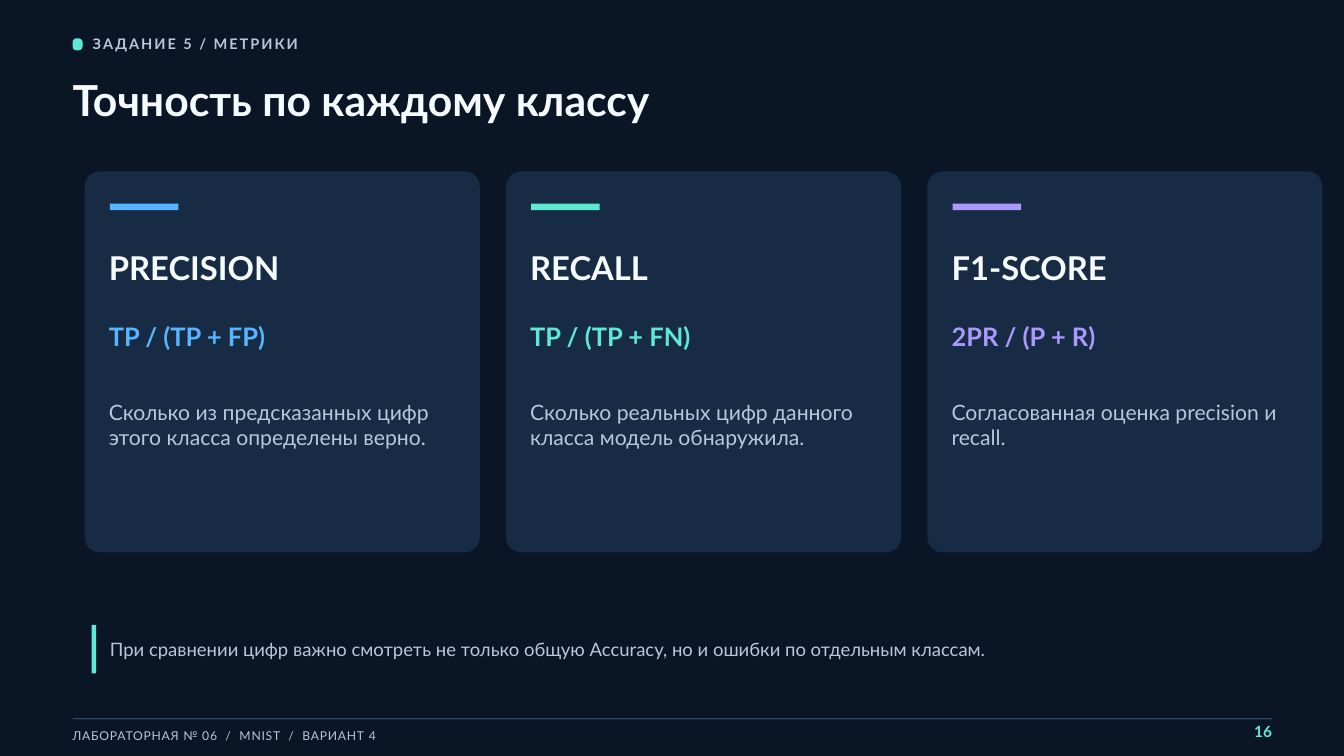
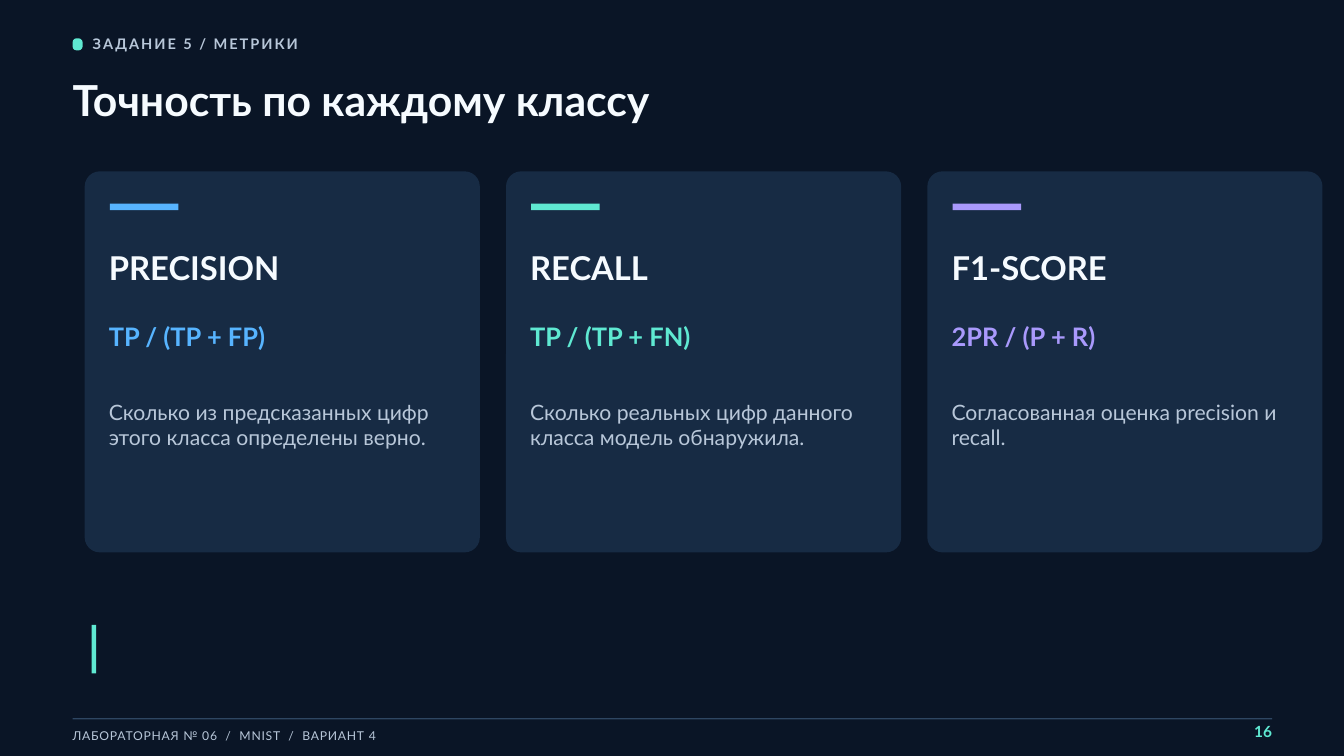
Before and after one commit to Travkova/CV_labs, a slide deck: slide 16 of Классификация изображений/Лебедкин Травкова 6ЛР.pptx. Drawn at 1344x756 pixels with LibreOffice and Linux fonts; fonts in the diff are those of the drawing. Boxes give left, top, right and bottom in pixels: in the first picture for what was removed or moved away, otherwise in the second. Text is boxed around its words. In the diff, an @@ line names an element or a change of style, - is before the commit and + after.

```diff
--- a/Классификация изображений/Лебедкин Травкова 6ЛР.pptx
+++ b/Классификация изображений/Лебедкин Травкова 6ЛР.pptx
@@ text removed at box(110, 642, 985, 659) @@
-При сравнении цифр важно смотреть не только общую Accuracy, но и ошибки по отдельным классам.
```
Also in this commit, not shown: 18 other slides changed.
